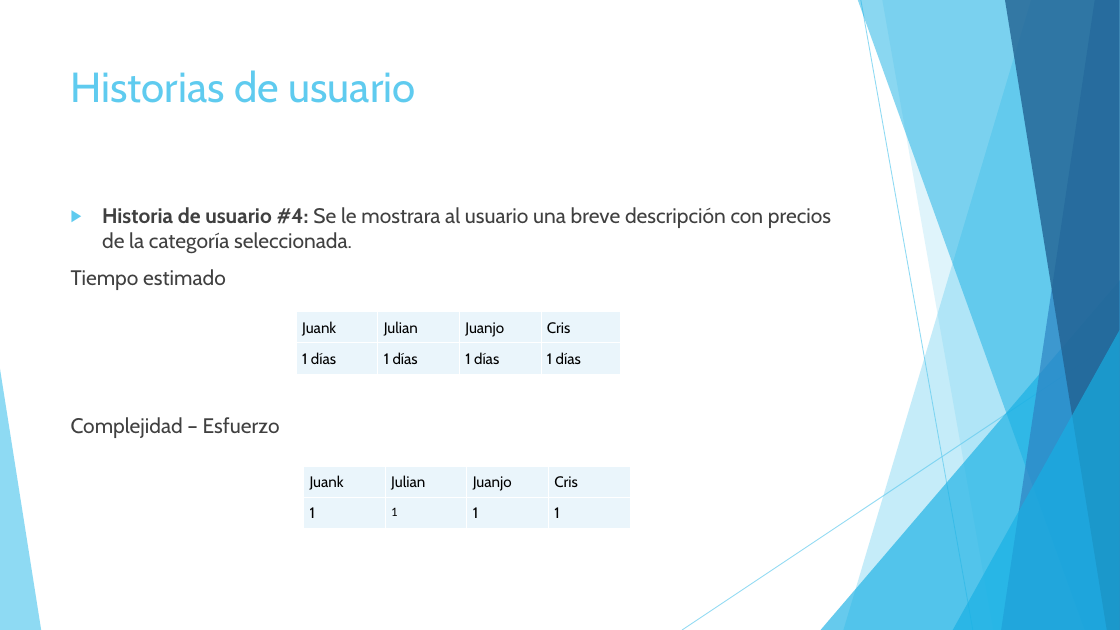
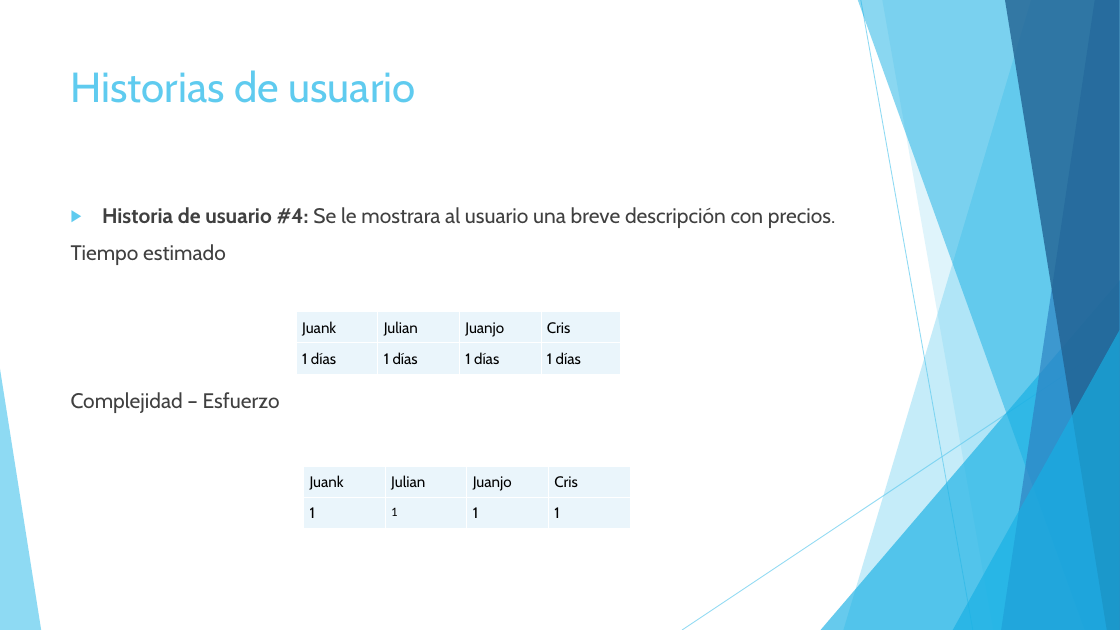
Before and after one commit to Vampiro20111/clasificados, a slide deck: slide 10 of Clasificados.pptx (slide 8 before the commit). Drawn at 1120x630 pixels with LibreOffice and Linux fonts; fonts in the diff are those of the drawing. Boxes give left, top, right and bottom in pixels: in the first picture for what was removed or moved away, otherwise in the second. Text is boxed around its words. In the diff, an @@ line names an element or a change of style, - is before the commit and + after.

```diff
--- a/Clasificados.pptx
+++ b/Clasificados.pptx
@@ text at (102,207,835,228): text changed @@
-▶ Historia de usuario #4: Se le mostrara al usuario una breve descripción con precios de la categoría seleccionada.
+▶ Historia de usuario #4: Se le mostrara al usuario una breve descripción con precios.
```
Also in this commit, not shown: 5 other slides changed, 5 slides added, 4 slides removed.
